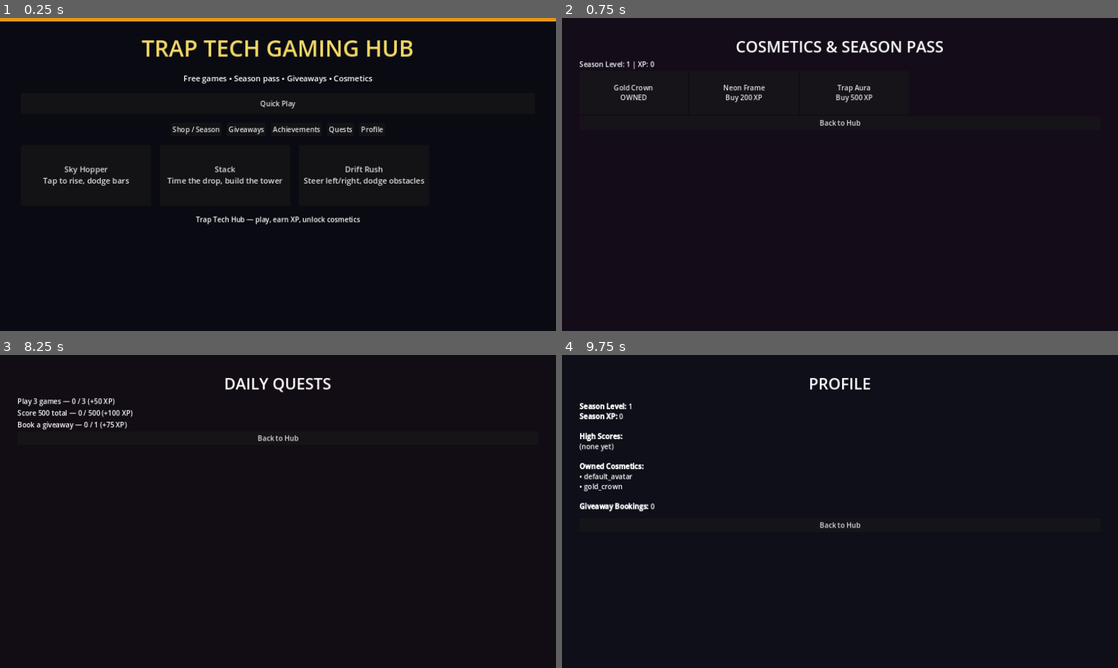
Above: before the commit, frames 1-4 (two rows, left to right).
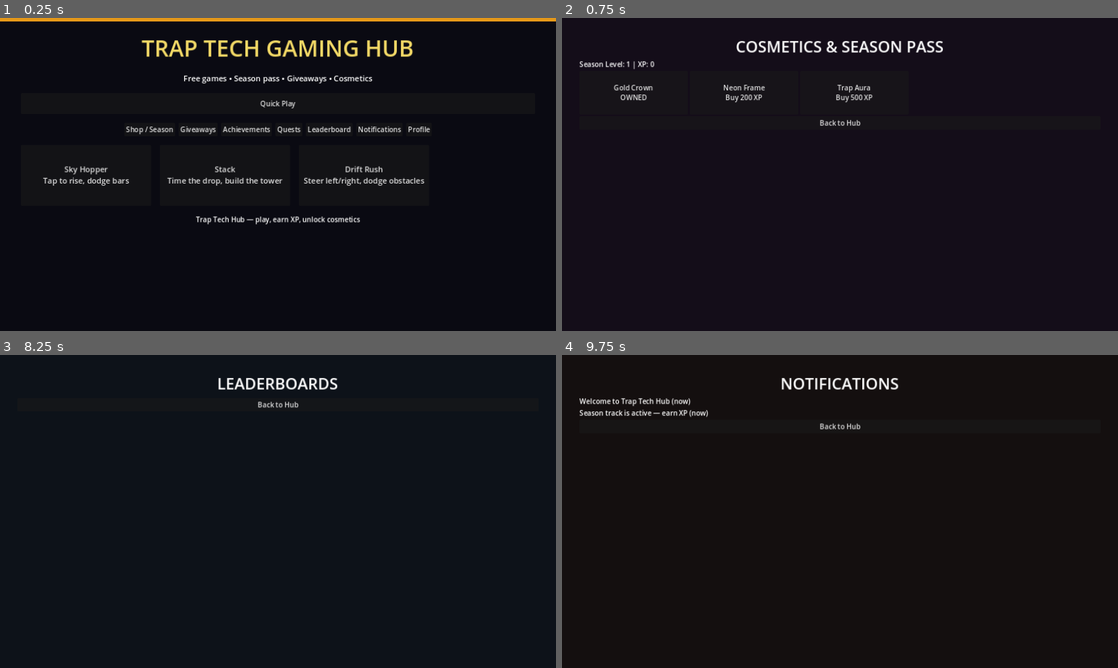
Above: after the commit, the same moments.

Repository: TheTavern001/TrapTech-Gaming-Hub
Game: Godot game, scene res://scenes/hub.tscn
Same seed, same stepped clock (60 frames per second), same inputs: the game is played once before the commit and once after it.
Inputs (mouse positions are in pixels of both pictures, inside the frame that each line leads up to):
- Up to frame 1 (0.25 s): no input
- Up to frame 2 (0.75 s): click "Shop / Season" at 0.5 s
- Up to frame 3 (8.25 s): click "Back to Hub" at 1.25 s; click "Giveaways" at 2 s; click "Back to Hub" at 2.75 s; click "Achievements" at 3.5 s; click "Back to Hub" at 4.25 s; click "Quests" at 5 s; click "Back to Hub" at 5.75 s; click "Profile" at 6.5 s; click "Back to Hub" at 7.25 s; click (328, 467) at 8 s, where only the run after the commit has a clickable "Leaderboard"
- Up to frame 4 (9.75 s): click "Back to Hub" at 8.75 s; click (940, 467) at 9.5 s, where only the run after the commit has a clickable "Notifications"

The runs differ from the first frame. In frame 1, 0.6% of the frame differs, in the area x 22-78%, y 34-38%; in frame 2, nothing differs; in frame 3, 1.4%; in frame 4, 2.3%, in the area x 3-61%, y 7-56%.
Error after the commit: Invalid assignment of property or key 'bbcode_enabled' with value of type 'bool' on a base object of type 'Label'. (res://scripts/leaderboard_ui.gd:16)

Commit message:
Add Leaderboard and Notifications nav

Diff:
--- a/godot/scripts/hub.gd
+++ b/godot/scripts/hub.gd
@@ -19,29 +19,26 @@
 func _add_nav() -> void:
 	var nav = HBoxContainer.new()
 	nav.alignment = BoxContainer.ALIGNMENT_CENTER
-	nav.add_theme_constant_override("separation", 12)
-	var shop_btn = Button.new()
-	shop_btn.text = "Shop / Season"
-	shop_btn.pressed.connect(func(): get_tree().change_scene_to_file("res://scenes/shop.tscn"))
-	var give_btn = Button.new()
-	give_btn.text = "Giveaways"
-	give_btn.pressed.connect(func(): get_tree().change_scene_to_file("res://scenes/giveaways.tscn"))
-	var ach_btn = Button.new()
-	ach_btn.text = "Achievements"
-	ach_btn.pressed.connect(func(): get_tree().change_scene_to_file("res://scenes/achievements.tscn"))
-	var quest_btn = Button.new()
-	quest_btn.text = "Quests"
-	quest_btn.pressed.connect(func(): get_tree().change_scene_to_file("res://scenes/quests.tscn"))
-	var profile_btn = Button.new()
-	profile_btn.text = "Profile"
-	profile_btn.pressed.connect(func(): get_tree().change_scene_to_file("res://scenes/profile.tscn"))
-	nav.add_child(shop_btn)
-	nav.add_child(give_btn)
-	nav.add_child(ach_btn)
-	nav.add_child(quest_btn)
-	nav.add_child(profile_btn)
+	nav.add_theme_constant_override("separation", 8)
+	var buttons = [
+		["Shop / Season", "res://scenes/shop.tscn"],
+		["Giveaways", "res://scenes/giveaways.tscn"],
+		["Achievements", "res://scenes/achievements.tscn"],
+		["Quests", "res://scenes/quests.tscn"],
+		["Leaderboard", "res://scenes/leaderboard.tscn"],
+		["Notifications", "res://scenes/notifications.tscn"],
+		["Profile", "res://scenes/profile.tscn"]
+	]
+	for b in buttons:
+		var btn = Button.new()
+		btn.text = b[0]
+		btn.pressed.connect(_go.bind(b[1]))
+		nav.add_child(btn)
 	$VBox.add_child(nav)
 	$VBox.move_child(nav, 3)
+
+func _go(path: String) -> void:
+	get_tree().change_scene_to_file(path)
 
 func _build_grid() -> void:
 	for g in games:
